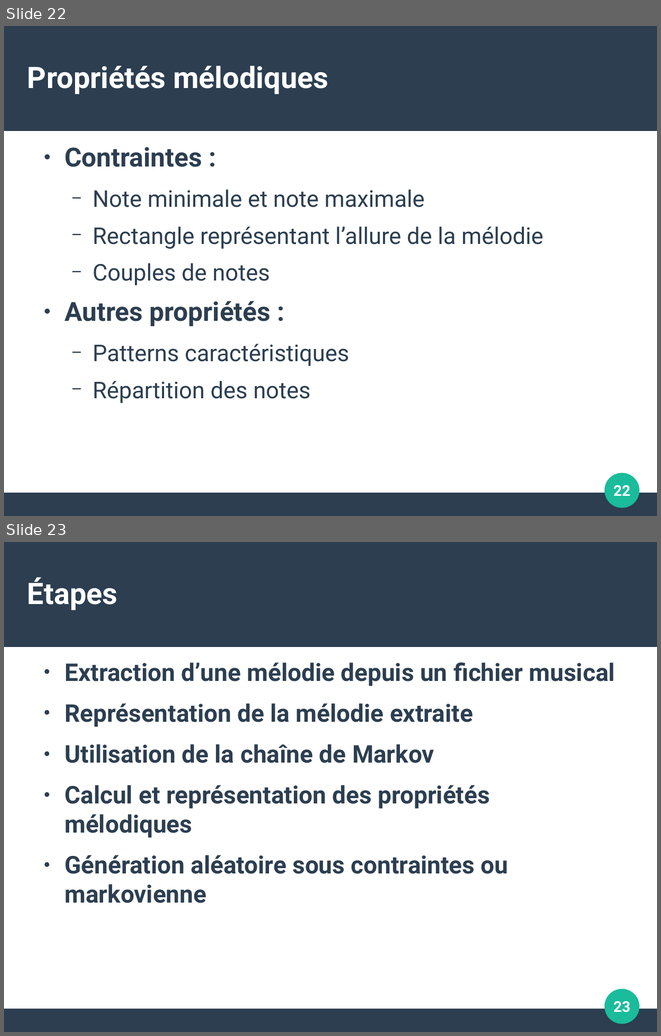
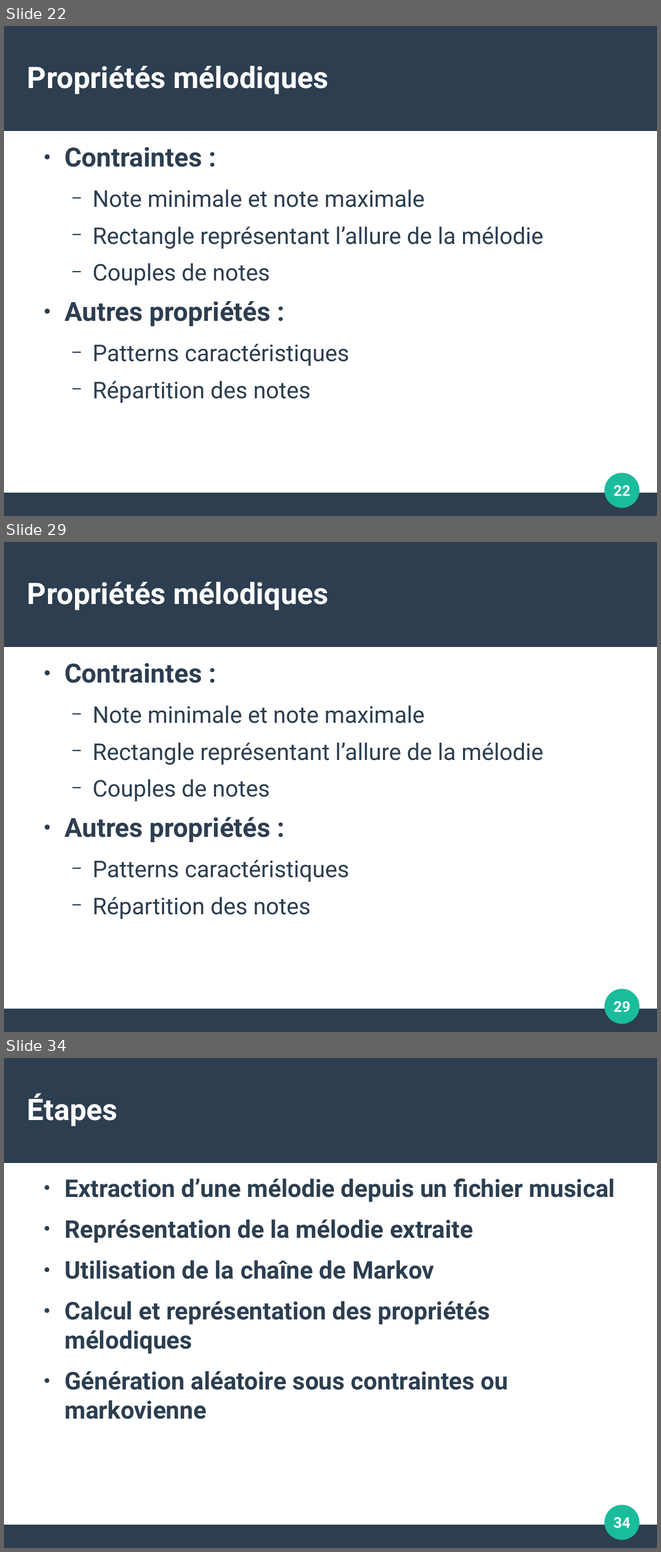
Before and after one commit to ThibautRoperch/ImproMusicale, a slide deck: Soutenance - Diapo.odp. Shown one above the other, each under a label of ours: slides 22 and 23 before the commit, slides 22, 29 and 34 after it; the slides between them are not shown. The pictures are 661x1036 and 661x1552 pixels, drawn with LibreOffice and Linux fonts; fonts in the diff are those of the drawing. Boxes give left, top, right and bottom in pixels: in the first picture for what was removed or moved away, otherwise in the second. Text is boxed around its words. In the diff, an @@ line names an element or a change of style, - is before the commit and + after.

```diff
--- a/Soutenance - Diapo.odp
+++ b/Soutenance - Diapo.odp
@@ slide 29 added at bbox=[4, 542, 657, 1032], background #FFFFFF; not listed: 3 template elements that a slide beside it also shows @@
@@ title added at bbox=[27, 582, 328, 610], 36 pt, text #FFFFFF, bold @@
+Propriétés mélodiques
@@ text added at bbox=[64, 663, 543, 919], 28 pt, text #2C3E50 @@
+● Contraintes :
+  − Note minimale et note maximale
+  − Rectangle représentant l’allure de la mélodie
+  − Couples de notes
+● Autres propriétés :
+  − Patterns caractéristiques
+  − Répartition des notes
@@ page number added at bbox=[614, 1001, 630, 1012], 18 pt, text #FFFFFF, bold @@
+29
@@ what was slide 23 is now slide 34 @@
@@ page number at bbox=[614, 1517, 630, 1528]: text changed @@
-23
+34
```
Also in this commit, not shown: 11 slides changed, 17 other slides added, 28 other files.
